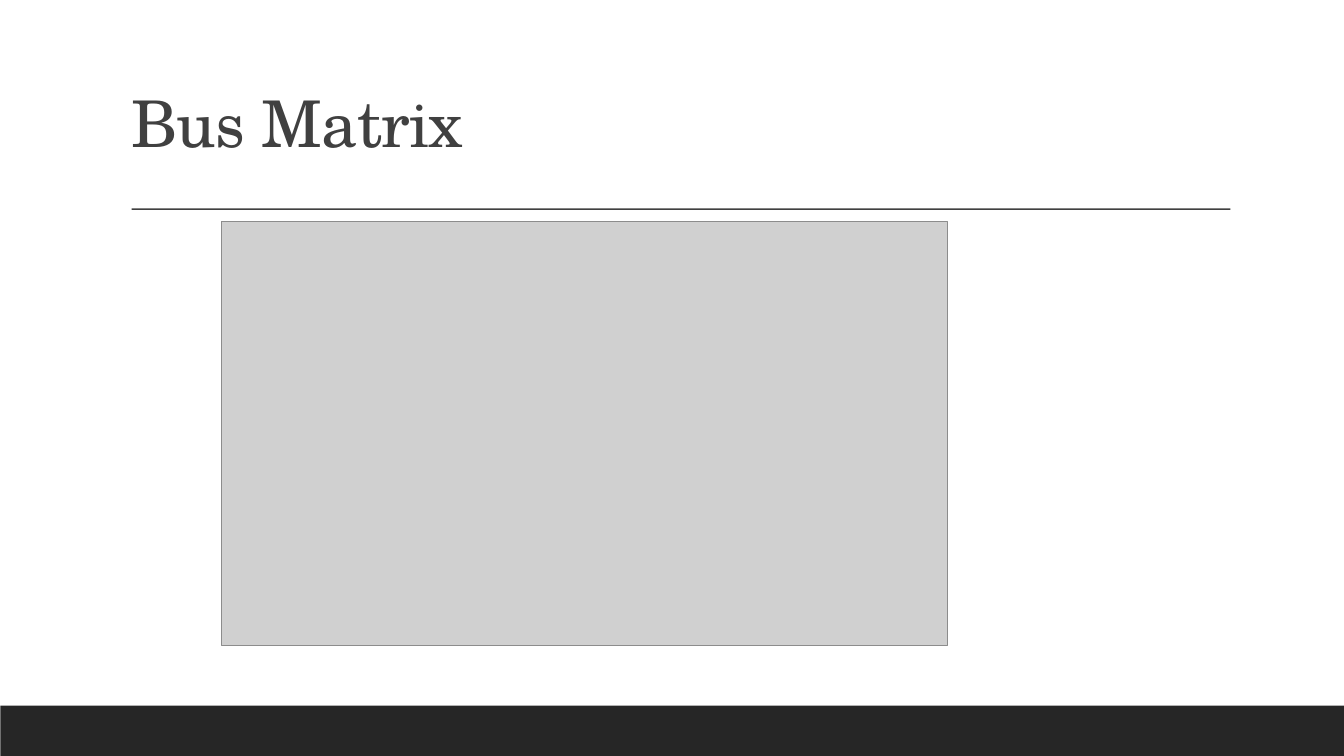
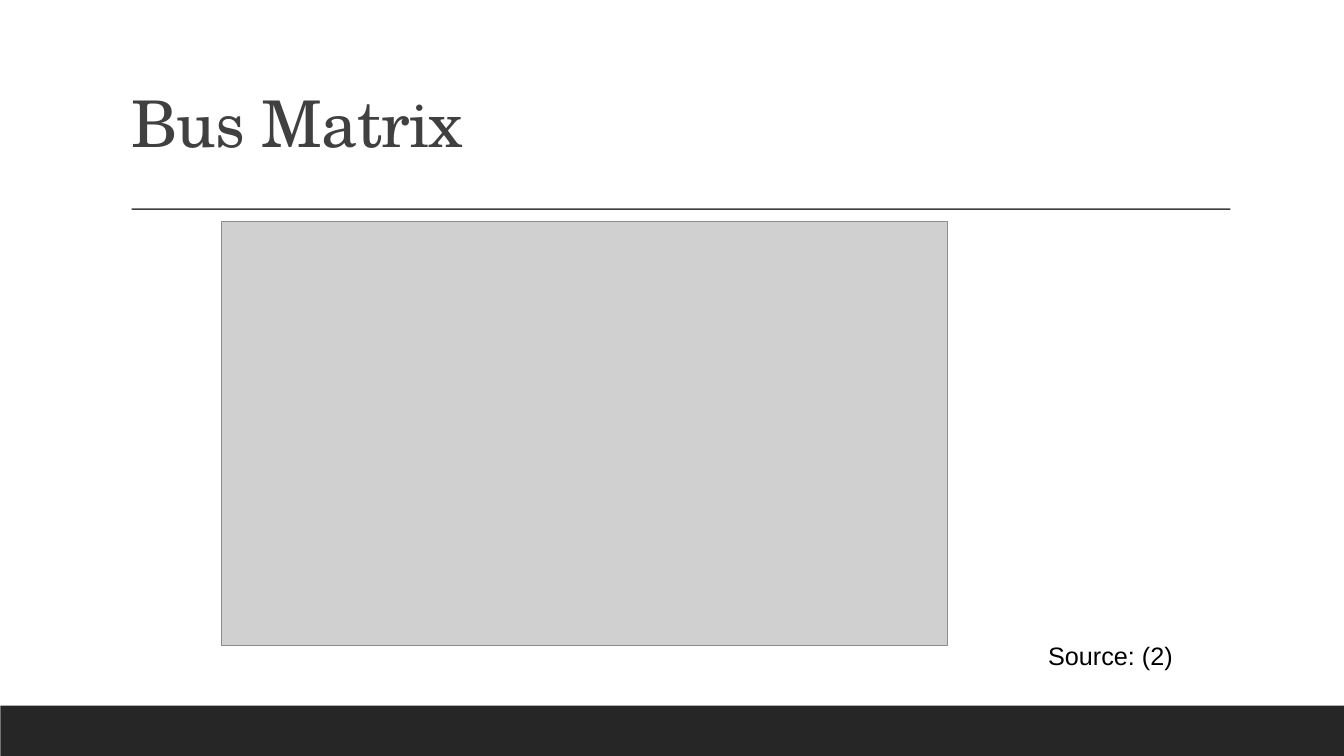
Before and after one commit to meomotminh/CAN-HAL, a slide deck: slide 4 of Thesis Present/PPT/Workshop 3 Presentation.odp. Drawn at 1344x756 pixels with LibreOffice and Linux fonts; fonts in the diff are those of the drawing; grey boxes stand for pictures. Boxes give left, top, right and bottom in pixels: in the first picture for what was removed or moved away, otherwise in the second. Text is boxed around its words. In the diff, an @@ line names an element or a change of style, - is before the commit and + after.

```diff
--- a/Thesis Present/PPT/Workshop 3 Presentation.odp
+++ b/Thesis Present/PPT/Workshop 3 Presentation.odp
@@ text added at <box>1048,646,1173,670</box>, 18 pt, text #000000 @@
+Source: (2)
```
Also in this commit, not shown: 9 other slides changed, 12 slides added, 14 slides removed, 7 other files.
